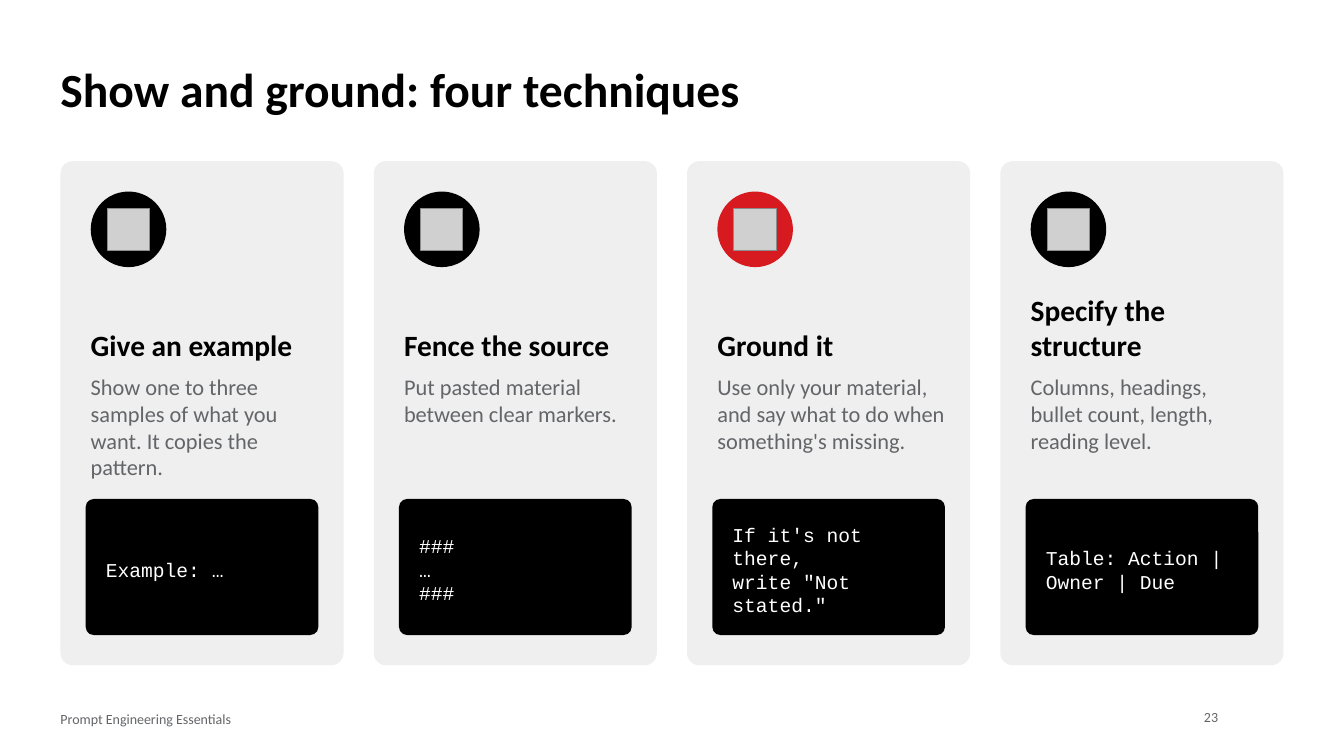
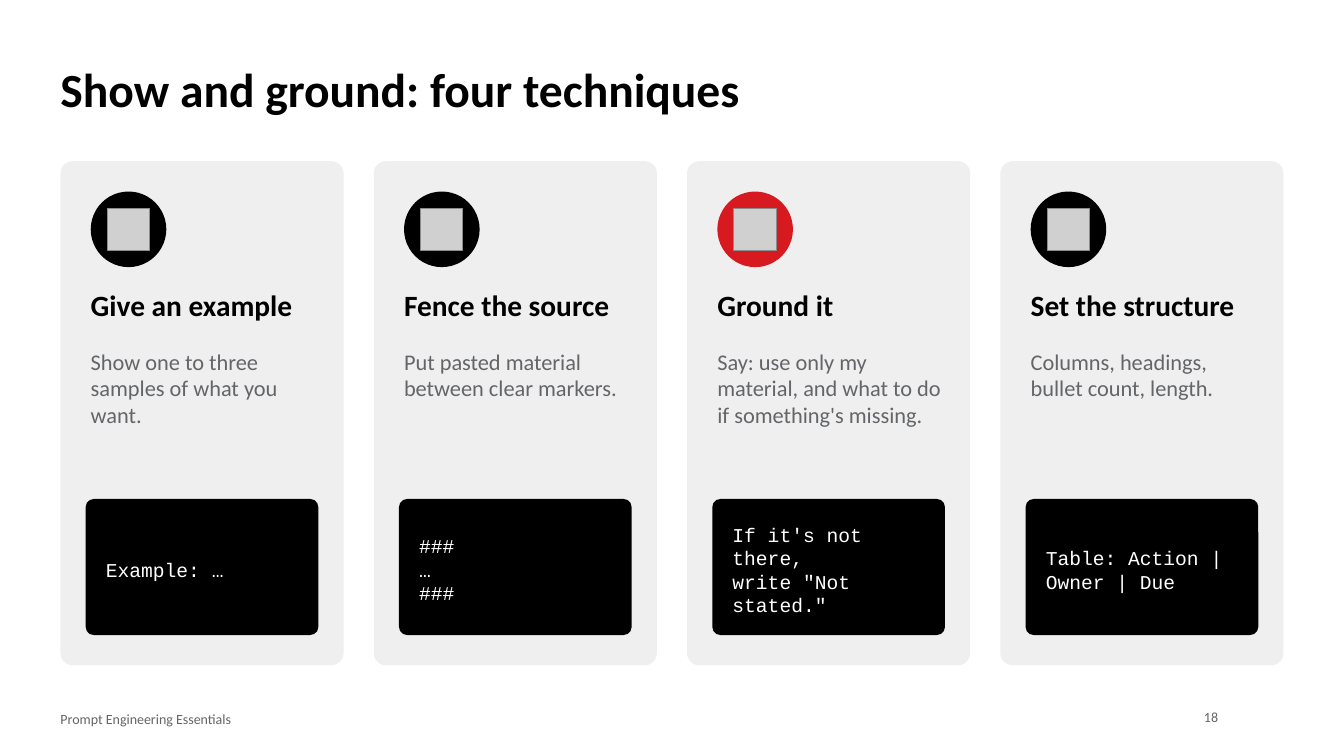
Before and after one commit to DataHurdler/pb-group-D, a slide deck: slide 18 of materials/slides/prompt-engineering-essentials.pptx (slide 23 before the commit). Drawn at 1344x756 pixels with LibreOffice and Linux fonts; fonts in the diff are those of the drawing; grey boxes stand for pictures; background and template pictures are left out. Boxes give left, top, right and bottom in pixels: in the first picture for what was removed or moved away, otherwise in the second. Text is boxed around its words. In the diff, an @@ line names an element or a change of style, - is before the commit and + after.

```diff
--- a/materials/slides/prompt-engineering-essentials.pptx
+++ b/materials/slides/prompt-engineering-essentials.pptx
@@ vertical alignment bottom to top in 4 elements at (x1=91, y1=295, x2=293, y2=321), (x1=404, y1=295, x2=609, y2=317), (x1=717, y1=295, x2=833, y2=317), (x1=1031, y1=295, x2=1234, y2=317) @@
@@ text at (x1=1031, y1=295, x2=1234, y2=317): text changed @@
-Specify the structure
+Set the structure
@@ text at (x1=91, y1=354, x2=277, y2=423): text changed @@
-Show one to three samples of what you want. It copies the pattern.
+Show one to three samples of what you want.
@@ text "Put pasted material between clear ..." moved from (x1=404, y1=379, x2=617, y2=422) to (x1=404, y1=354, x2=617, y2=396) @@
@@ text at (x1=717, y1=354, x2=941, y2=427): text changed @@
-Use only your material, and say what to do when something's missing.
+Say: use only my material, and what to do if something's missing.
@@ text at (x1=1031, y1=354, x2=1213, y2=400): text changed @@
-Columns, headings, bullet count, length, reading level.
+Columns, headings, bullet count, length.
@@ page number at (x1=1204, y1=712, x2=1218, y2=722): text changed @@
-23
+18
```
Also in this commit, not shown: 32 other slides changed, 2 slides added, 11 slides removed, 21 other files.
